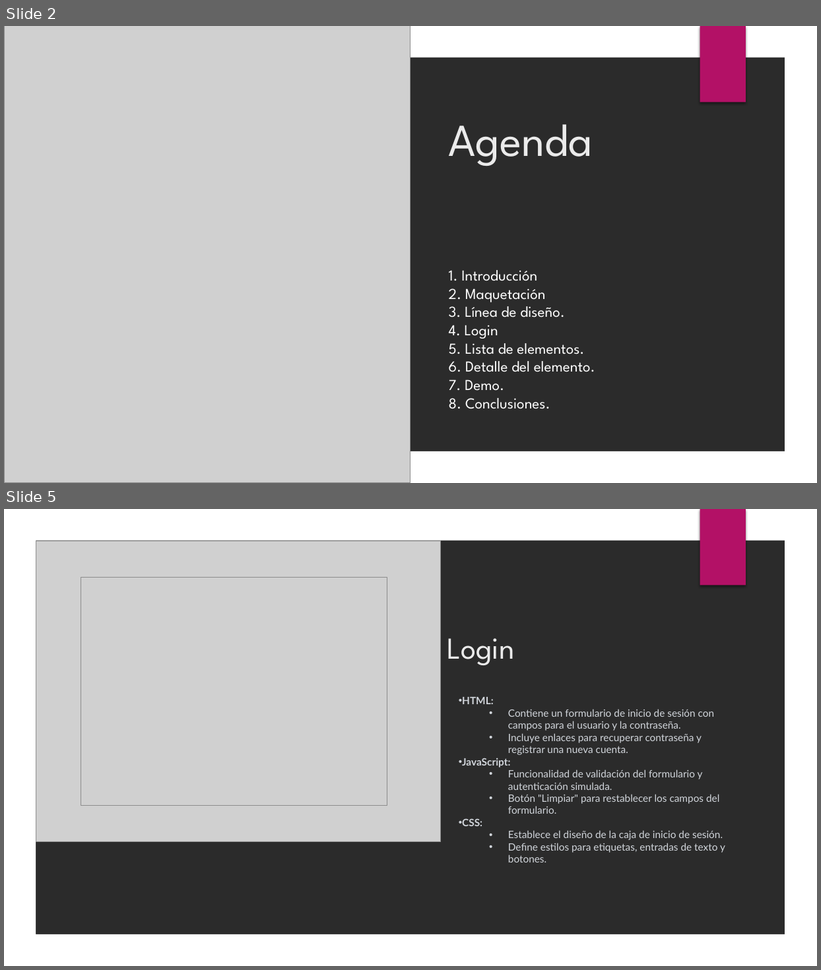
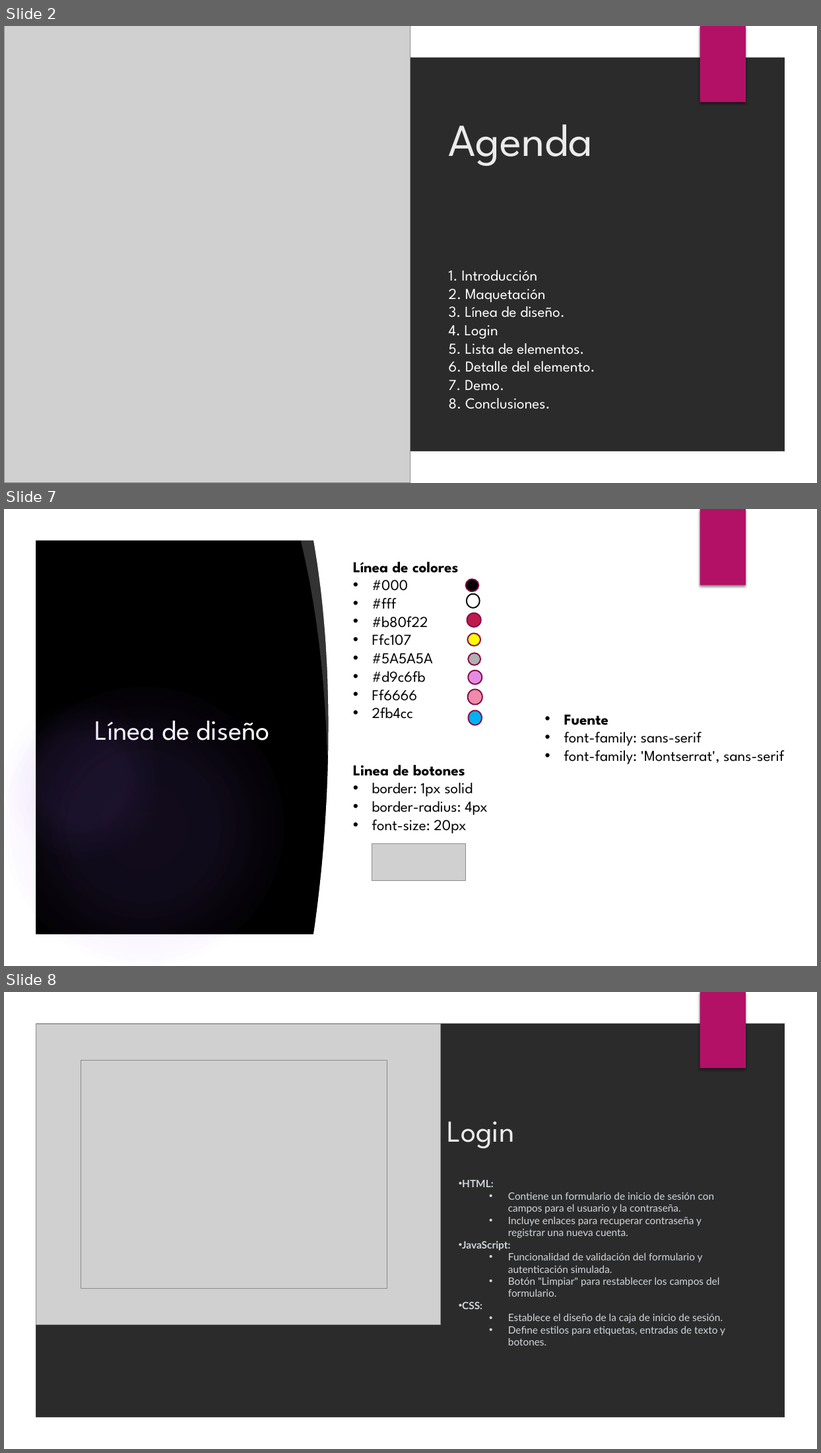
Before and after one commit to Zuliux360/Proywv4, a slide deck: Proyecto web.pptx. Shown one above the other, each under a label of ours: slides 2 and 5 before the commit, slides 2, 7 and 8 after it; the slides between them are not shown. The pictures are 821x970 and 821x1453 pixels, drawn with LibreOffice and Linux fonts; fonts in the diff are those of the drawing; grey boxes stand for pictures; background and template pictures are left out; a plain dark background stands for a picture behind light text. Boxes give left, top, right and bottom in pixels: in the first picture for what was removed or moved away, otherwise in the second. Text is boxed around its words. In the diff, an @@ line names an element or a change of style, - is before the commit and + after.

```diff
--- a/Proyecto web.pptx
+++ b/Proyecto web.pptx
@@ slide 7 added at [4, 509, 817, 966], background picture (left out) @@
@@ group added at [4, 509, 817, 966]: 5 ellipses, 3 freeform shapes @@
@@ freeform shape added at [4, 509, 817, 966], fill #FFFFFF @@
@@ rectangle added at [700, 509, 746, 586], fill #B31166 @@
@@ freeform shape added at [300, 535, 347, 757], fill #FFFFFF at 20% opacity @@
@@ freeform shape added at [313, 536, 789, 940], fill #FFFFFF @@
@@ text added at [353, 562, 459, 719], 18 pt, text #000000 @@
+Línea de colores
+• #000
+• #fff
+• #b80f22
+• Ffc107
+• #5A5A5A
+• #d9c6fb
+• Ff6666
+• 2fb4cc
@@ ellipse added at [466, 579, 479, 591], fill #000000, outline #840D4B 1.5 pt @@
@@ ellipse added at [467, 593, 480, 608], fill #FFFFFF, outline #000000 1.5 pt @@
@@ ellipse added at [467, 613, 481, 627], fill #BD1B4C, outline #840D4B 1.5 pt @@
@@ ellipse added at [467, 634, 481, 646], fill #FFFF00, outline #840D4B 1.5 pt @@
@@ ellipse added at [468, 653, 481, 665], fill #B0B0B0, outline #840D4B 1.5 pt @@
@@ ellipse added at [468, 671, 482, 685], fill #E68BE3, outline #840D4B 1.5 pt @@
@@ ellipse added at [4, 687, 283, 966], fill gradient #9B6BF2 @@
@@ ellipse added at [4, 702, 161, 859], fill gradient #9B6BF2 @@
@@ ellipse added at [468, 690, 483, 705], fill #EE8BA9, outline #840D4B 1.5 pt @@
@@ title added at [95, 721, 270, 741], 33 pt, text #FFFFFF @@
+Línea de diseño
@@ ellipse added at [468, 711, 482, 725], fill #00B0F0, outline #840D4B 1.5 pt @@
@@ text added at [564, 714, 784, 764], 18 pt, text #000000 @@
+• Fuente
+• font-family: sans-serif
+• font-family: 'Montserrat', sans-serif
@@ text added at [353, 765, 488, 834], 18 pt, text #000000 @@
+Linea de botones
+• border: 1px solid
+• border-radius: 4px
+• font-size: 20px
@@ picture added at [372, 844, 466, 881] @@
@@ what was slide 5 is now slide 8 @@
```
Also in this commit, not shown: 1 slide changed, 3 other slides added, 1 slide removed.
